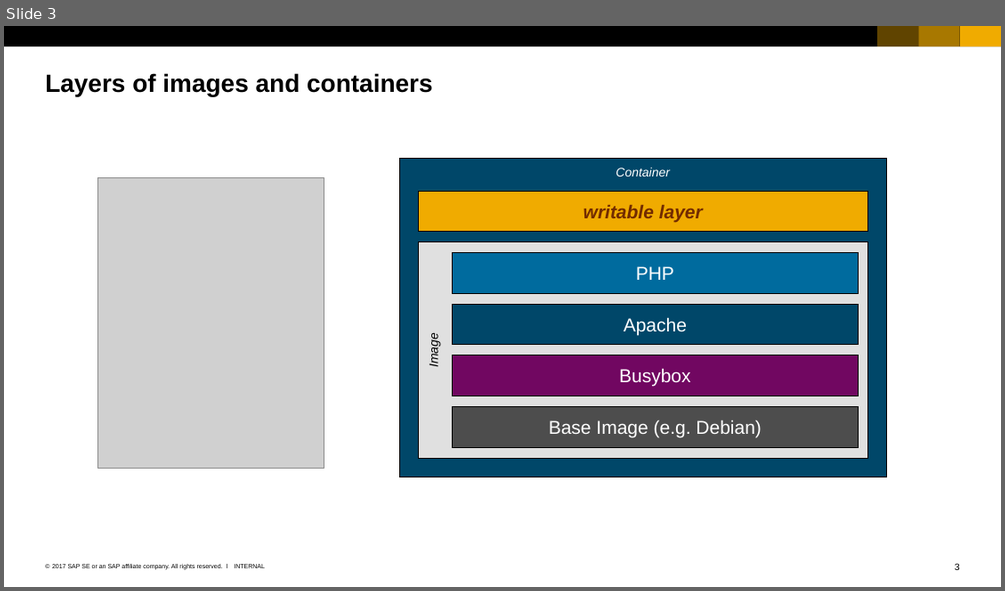
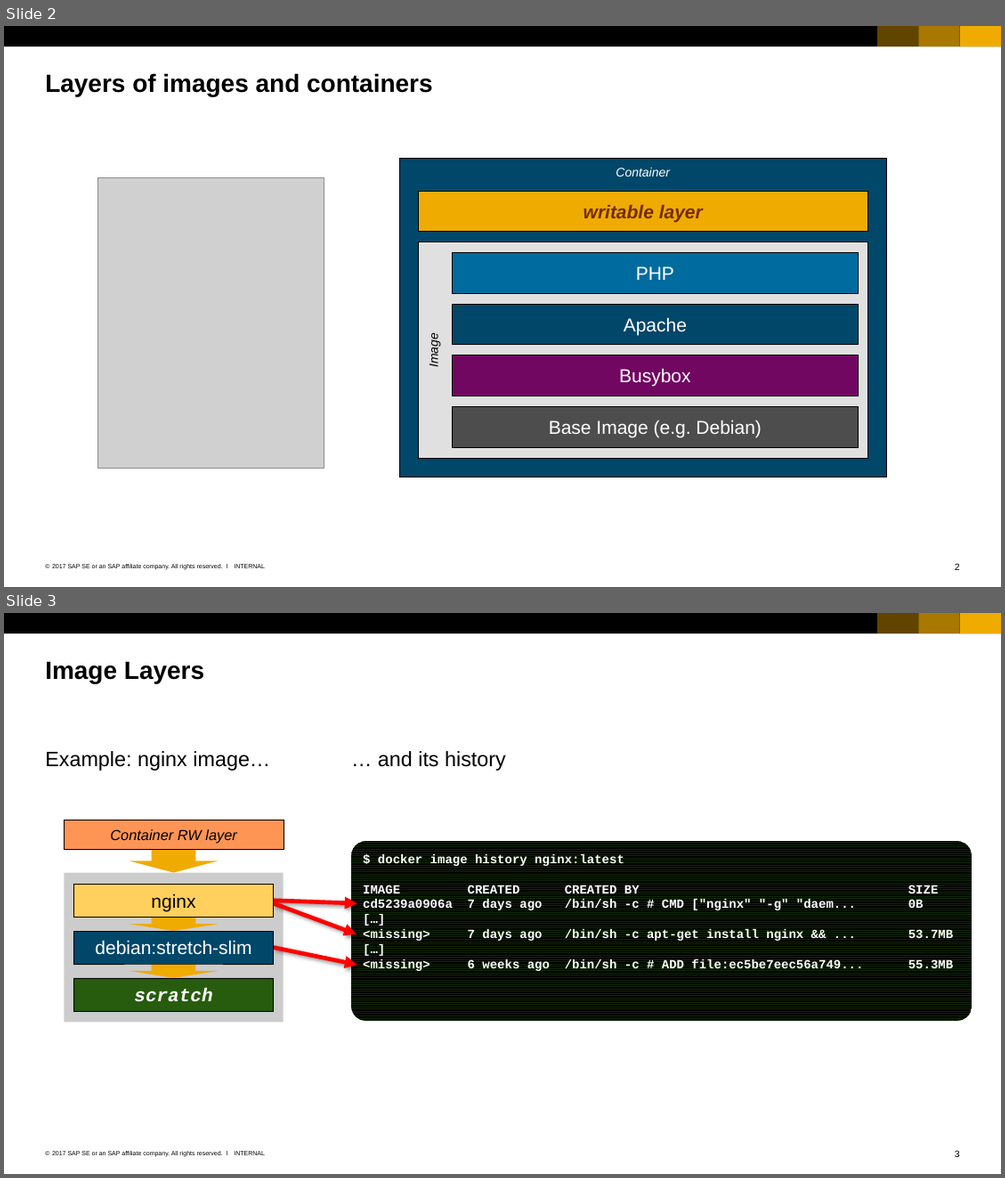
Before and after one commit to cuijiyao01/docker-k8s-training, a slide deck: docker/04_Images.pptx. Shown one above the other, each under a label of ours: slide 3 before the commit, slides 2 and 3 after it. The pictures are 1005x591 and 1005x1178 pixels, drawn with LibreOffice and Linux fonts; fonts in the diff are those of the drawing; grey boxes stand for pictures. Boxes give left, top, right and bottom in pixels: in the first picture for what was removed or moved away, otherwise in the second. Text is boxed around its words. In the diff, an @@ line names an element or a change of style, - is before the commit and + after.

Commit message:
Some polishing of the Docker slides.

```diff
--- a/docker/04_Images.pptx
+++ b/docker/04_Images.pptx
@@ slide 3 added at (x1=4, y1=613, x2=1001, y2=1174), background #FFFFFF; not listed: 7 template elements that a slide beside it also shows @@
@@ title added at (x1=45, y1=661, x2=204, y2=683), 24 pt, text #000000, bold @@
+Image Layers
@@ text added at (x1=45, y1=751, x2=270, y2=771), 20 pt, text #000000 @@
+Example: nginx image…
@@ text added at (x1=378, y1=751, x2=506, y2=771), 20 pt, text #000000 @@
+… and its history
@@ rectangle added at (x1=64, y1=819, x2=283, y2=849), fill #FF9555, outline #000000 0.5 pt, 14 pt, text #000000, italic @@
+Container RW layer
@@ down arrow added at (x1=129, y1=849, x2=218, y2=872), fill #F0AB00 @@
@@ rounded rectangle added at (x1=351, y1=841, x2=971, y2=1021), fill pattern #000000 on #112806, 12 pt, text #FFFFFF, bold @@
+$ docker image history nginx:latest
+IMAGE CREATED CREATED BY SIZE
+cd5239a0906a 7 days ago /bin/sh -c # CMD ["nginx" "-g" "daem... 0B
+[…]
+<missing> 7 days ago /bin/sh -c apt-get install nginx && ... 53.7MB
+[…]
+<missing> 6 weeks ago /bin/sh -c # ADD file:ec5be7eec56a749... 55.3MB
@@ rectangle added at (x1=64, y1=872, x2=283, y2=1022), fill #CCCCCC @@
@@ rectangle added at (x1=73, y1=884, x2=273, y2=916), fill #FFD05D, outline #000000 0.5 pt, 18 pt, text #000000 @@
+nginx
@@ arrow added from (273, 900) to (357, 903), #FF0000 4 pt @@
@@ arrow added from (273, 903) to (356, 933), #FF0000 4 pt @@
@@ rectangle added at (x1=73, y1=931, x2=273, y2=964), fill #00476A, outline #000000 0.5 pt, 18 pt, text #FFFFFF @@
+debian:stretch-slim
@@ down arrow added at (x1=129, y1=916, x2=218, y2=931), fill #F0AB00 @@
@@ arrow added from (273, 947) to (357, 965), #FF0000 4 pt @@
@@ rectangle added at (x1=73, y1=978, x2=273, y2=1011), fill #285C0E, outline #000000 0.5 pt, 18 pt, text #FFFFFF, bold, italic @@
+scratch
@@ down arrow added at (x1=129, y1=964, x2=218, y2=978), fill #F0AB00 @@
@@ what was slide 3 is now slide 2 @@
```
Also in this commit, not shown: 3 slides changed, 1 other slide added, 3 slides removed, 3 other files.
